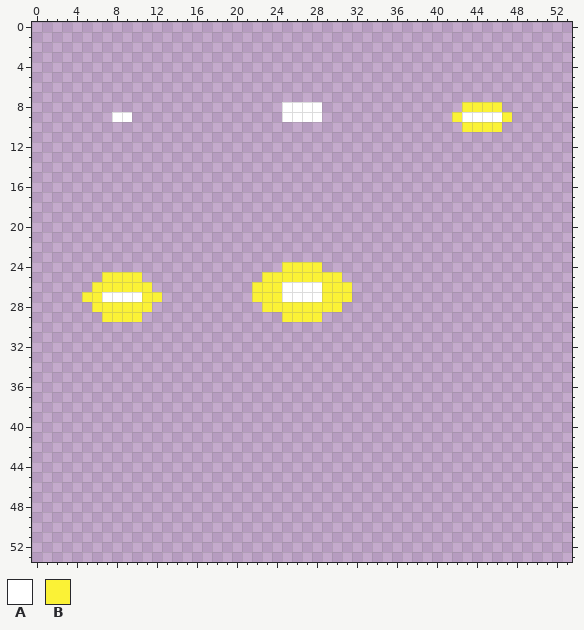
Two states of a pixel-art sprite, Assets/AsepriteFiles/RaySpot/RaySpot.png. Above, as it was before the edit.
The file is 54x54 pixels.
Palette (. is transparent): A #ffffff  B #fbf236
Pixels before (only the part around the change), first column x 0:
11 ......................................................
12 ......................................................
13 ......................................................
14 ......................................................
15 ......................................................
16 ......................................................
17 ......................................................
18 ......................................................
19 ......................................................
20 ......................................................
21 ......................................................
22 ......................................................
23 ......................................................
24 .........................BBBB.........................
25 .......BBBB............BBBBBBBB.......................
26 ......BBBBBB..........BBBAAAABBB......................
27 .....BBAAAABB.........BBBAAAABBB......................
28 ......BBBBBB...........BBBBBBBB.......................
29 .......BBBB..............BBBB.........................
30 ......................................................
31 ......................................................
32 ......................................................
33 ......................................................
34 ......................................................
35 ......................................................
36 ......................................................
37 ......................................................
38 ......................................................
39 ......................................................
40 ......................................................
41 ......................................................
42 ......................................................
43 ......................................................
44 ......................................................
45 ......................................................
46 ......................................................
47 ......................................................
48 ......................................................
49 ......................................................
50 ......................................................
51 ......................................................
52 ......................................................
53 ......................................................
And afterwards:
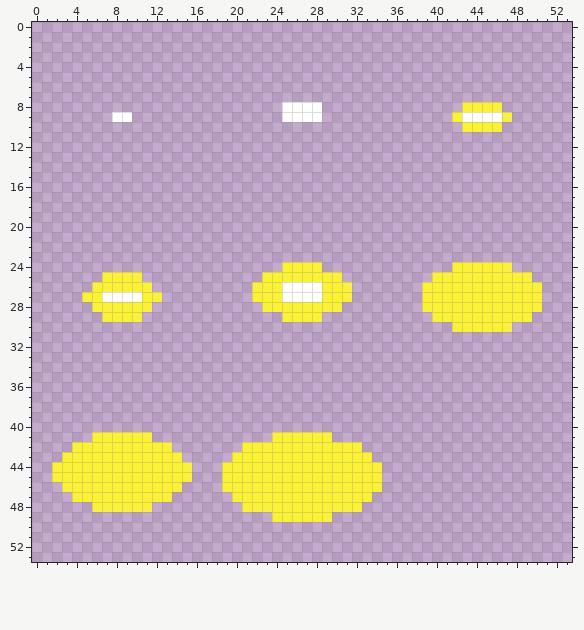
The edit:
y 24: x 42..47 ...... -> BBBBBB
y 25: x 40..49 .......... -> BBBBBBBBBB
y 26..28: x 39..50 ............ -> BBBBBBBBBBBB
y 29: x 40..49 .......... -> BBBBBBBBBB
y 30: x 42..47 ...... -> BBBBBB
y 41: x 6..11 ...... -> BBBBBB; x 24..29 ...... -> BBBBBB
y 42: x 4..13 .......... -> BBBBBBBBBB; x 21..32 ............ -> BBBBBBBBBBBB
y 43: x 3..14 ............ -> BBBBBBBBBBBB; x 20..33 .............. -> BBBBBBBBBBBBBB
y 44..45: x 2..15 .............. -> BBBBBBBBBBBBBB; x 19..34 ................ -> BBBBBBBBBBBBBBBB
y 46: x 3..14 ............ -> BBBBBBBBBBBB; x 19..34 ................ -> BBBBBBBBBBBBBBBB
y 47: x 4..13 .......... -> BBBBBBBBBB; x 20..33 .............. -> BBBBBBBBBBBBBB
y 48: x 6..11 ...... -> BBBBBB; x 21..32 ............ -> BBBBBBBBBBBB
y 49: x 24..29 ...... -> BBBBBB
Where, in picture pixels (left, top, right, bottom), the same in both pictures:
added: (422, 262, 542, 332)
added: (52, 432, 382, 522)
